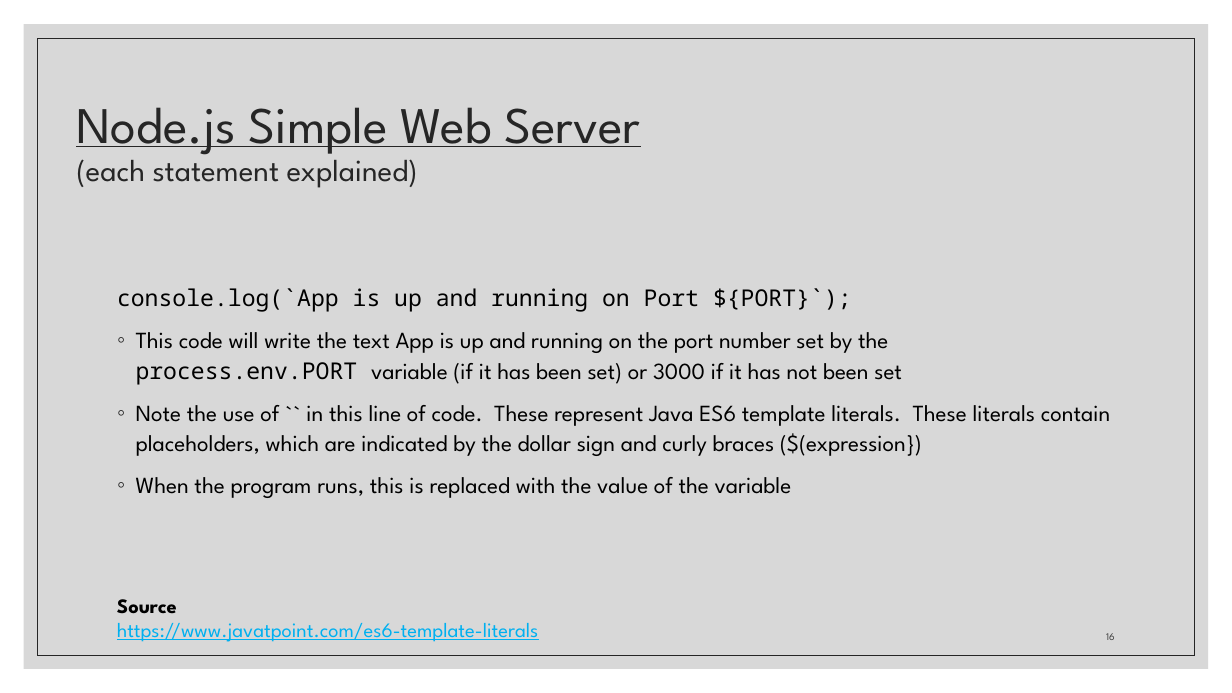
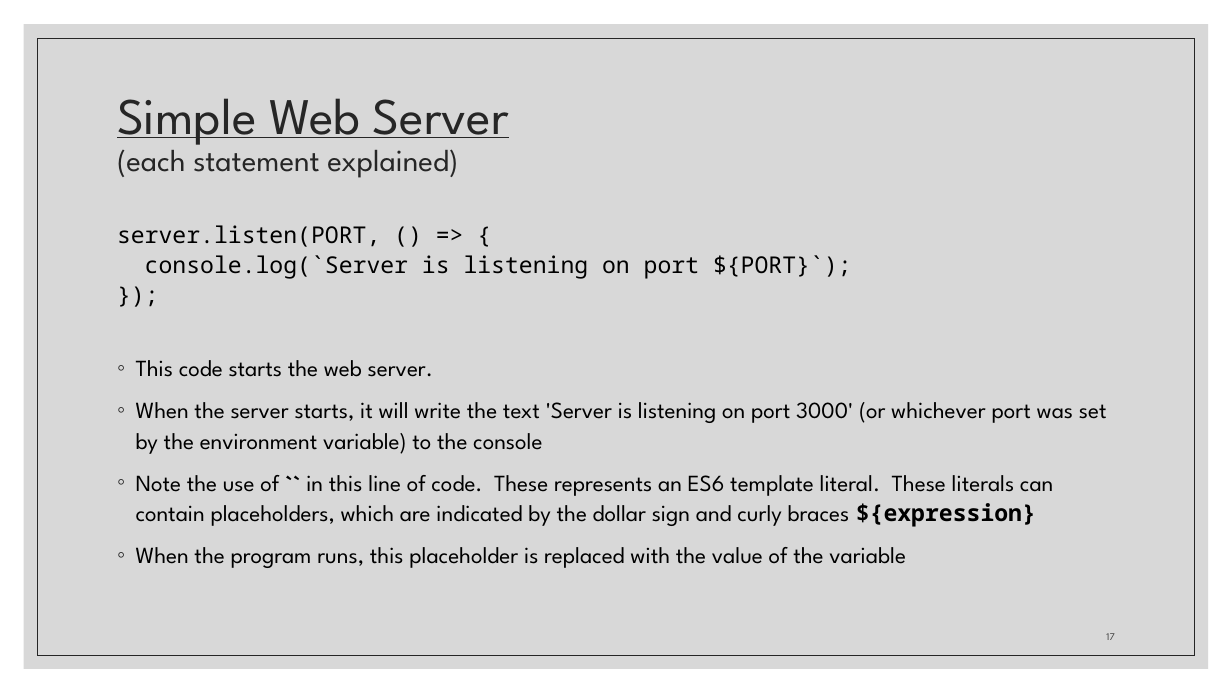
Before and after one commit to zackstotts/base-node-curriculum, a slide deck: slide 17 of unit_01/slides/Unit01-PartI.pptx (slide 16 before the commit). Drawn at 1232x693 pixels with LibreOffice and Linux fonts; fonts in the diff are those of the drawing. Boxes give left, top, right and bottom in pixels: in the first picture for what was removed or moved away, otherwise in the second. Text is boxed around its words. In the diff, an @@ line names an element or a change of style, - is before the commit and + after.

Commit message:
Working on updating the slides

```diff
--- a/unit_01/slides/Unit01-PartI.pptx
+++ b/unit_01/slides/Unit01-PartI.pptx
@@ title at (117, 98, 509, 178): text changed @@
-Node.js Simple Web Server
-(each statement explained)
+Simple Web Server
+(each statement explained)
@@ text at (117, 225, 1107, 568): text changed @@
-console.log(`App is up and running on Port ${PORT}`);
-◦ This code will write the text App is up and running on the port number set by the process.env.PORT variable (if it has been set) or 3000 if it has not been set
-◦ Note the use of `` in this line of code. These represent Java ES6 template literals. These literals contain placeholders, which are indicated by the dollar sign and curly braces ($(expression})
-◦ When the program runs, this is replaced with the value of the variable
+server.listen(PORT, () => {
+console.log(`Server is listening on port ${PORT}`);
+});
+◦ This code starts the web server.
+◦ When the server starts, it will write the text 'Server is listening on port 3000' (or whichever port was set by the environment variable) to the console
+◦ Note the use of `` in this line of code. These represents an ES6 template literal. These literals can contain placeholders, which are indicated by the dollar sign and curly braces ${expression}
+◦ When the program runs, this placeholder is replaced with the value of the variable
@@ text removed at (117, 599, 538, 642) @@
-Source
-https://www.javatpoint.com/es6-template-literals
@@ page number at (1106, 633, 1114, 640): text changed @@
-16
+17
```
Also in this commit, not shown: 15 other slides changed, 6 slides added, 3 slides removed.
